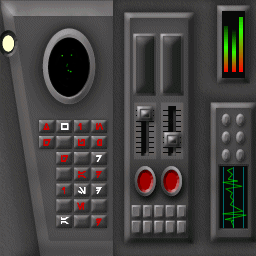
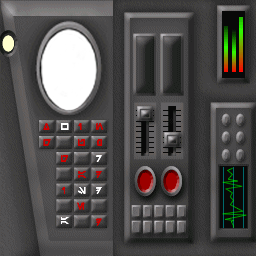
Layer changes from the first w=256, h=256 image to the second:
added group "cover-2 copy" with 2 layers above "cover-2" over [22, 3, 124, 122]
added layer "Layer 3 copy" (1st of 2, in "cover-2 copy") in group "cover-2 copy" over [22, 3, 124, 122]
added layer "Layer 1 copy" (1st of 2, in "cover-2 copy") in group "cover-2 copy" over [22, 3, 124, 122]
renamed "Layer 1" to "cover-1", hid it over [22, 3, 124, 122]
hid "Layer 2" over [22, 26, 110, 122]
